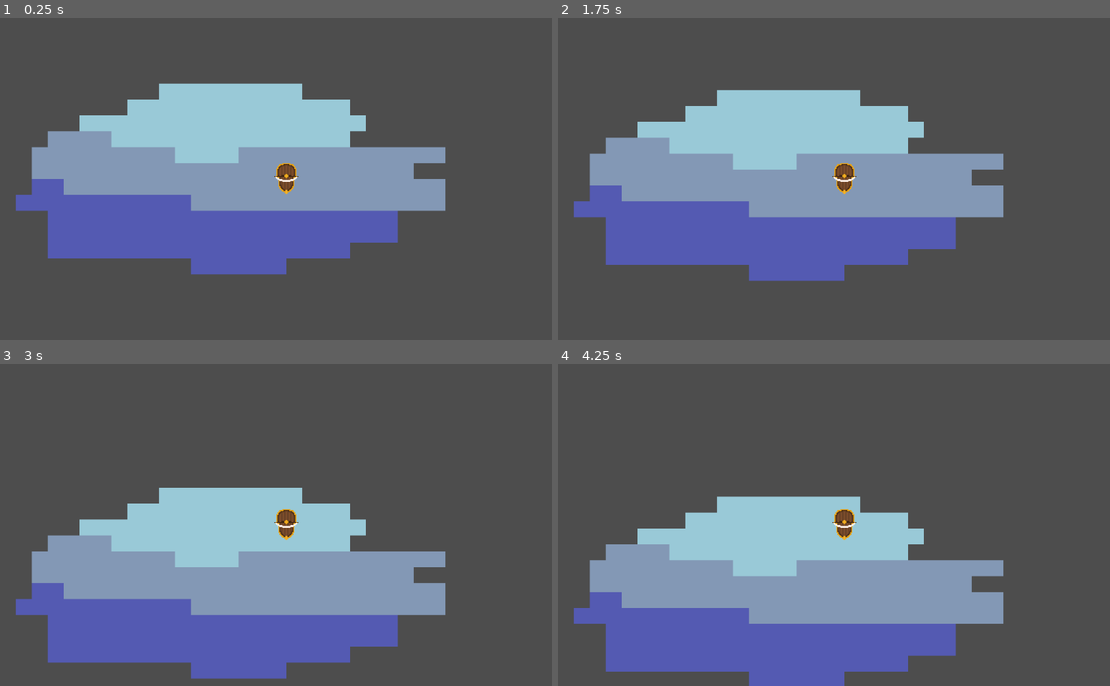
Above: before the commit, frames 1-4 (two rows, left to right).
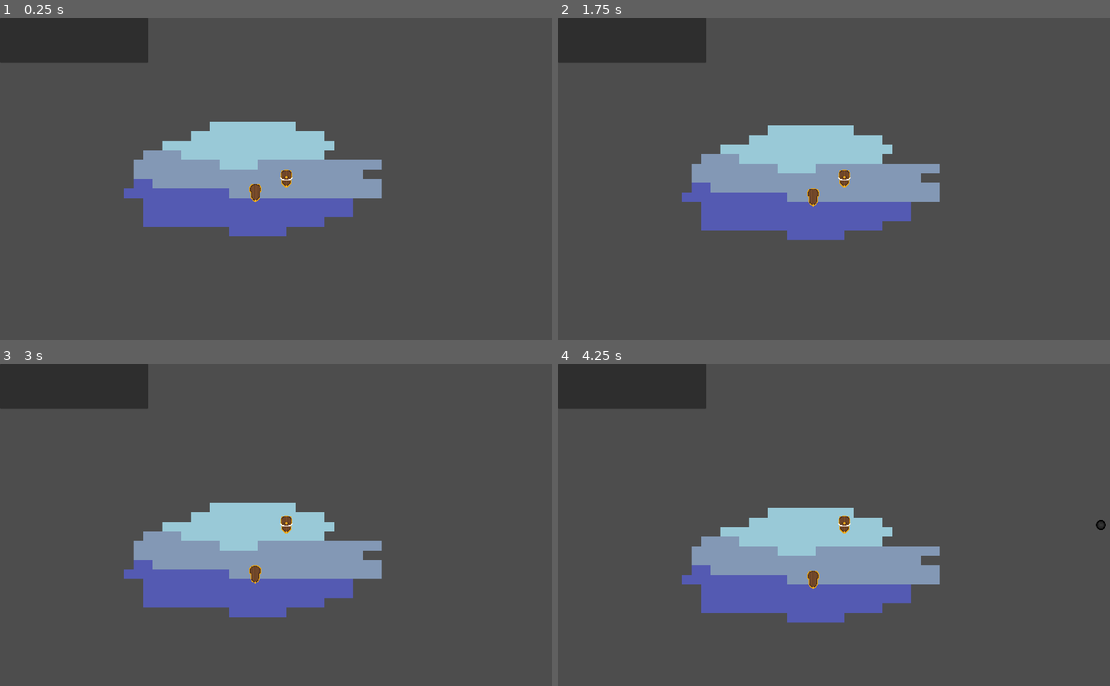
Above: after the commit, the same moments.

Repository: MrPuffyWuff/antgame
Game: Godot game, scene res://scenes/main.tscn
Same seed, same stepped clock (60 frames per second), same inputs: the game is played once before the commit and once after it.
Inputs:
- Up to frame 1 (0.25 s): no input
- Up to frame 2 (1.75 s): tap Enter at 0.5 s; hold E (shootRight, bound only after the commit) 0.53-1.28 s; hold S (down) from 1.28 s (still down)
- Up to frame 3 (3 s): release S (down) at 2.03 s; hold E (shootRight, bound only after the commit) 2.03-2.78 s; hold W (up) from 2.78 s (still down)
- Up to frame 4 (4.25 s): release W (up) at 3.53 s; hold Q (shootLeft, bound only after the commit) from 3.53 s (still down)

The runs differ from the first frame. In frame 1, 28% of the frame differs, in the area x 0-81%, y 0-80%; in frame 2, 28%; in frame 3, 31%; in frame 4, 32%, in the area x 0-100%, y 0-100%.

Commit message:
Stuff
Ik I should put good descriptions but its late at night. There are cannonballs now, thats about it.

Diff:
--- a/project.godot
+++ b/project.godot
@@ -17,7 +17,10 @@
 
 [display]
 
+window/size/viewport_width=1920
+window/size/viewport_height=1080
 window/stretch/mode="viewport"
+window/stretch/aspect="expand"
 
 [editor_plugins]
 
@@ -49,6 +52,16 @@
 , Object(InputEventKey,"resource_local_to_scene":false,"resource_name":"","device":-1,"window_id":0,"alt_pressed":false …(186 unchanged characters)…
 ]
 }
+shootLeft={
+"deadzone": 0.5,
+"events": [Object(InputEventKey,"resource_local_to_scene":false,"resource_name":"","device":-1,"window_id":0,"alt_pressed":false,"shift_pressed":false,"ctrl_pressed":false,"meta_pressed":false,"pressed":false,"keycode":0,"physical_keycode":81,"key_label":0,"unicode":113,"location":0,"echo":false,"script":null)
+]
+}
+shootRight={
+"deadzone": 0.5,
+"events": [Object(InputEventKey,"resource_local_to_scene":false,"resource_name":"","device":-1,"window_id":0,"alt_pressed":false,"shift_pressed":false,"ctrl_pressed":false,"meta_pressed":false,"pressed":false,"keycode":0,"physical_keycode":69,"key_label":0,"unicode":101,"location":0,"echo":false,"script":null)
+]
+}
 
 [rendering]
 
--- /dev/null
+++ b/scenes/EnemyFolders/BaseEnemy/baseEnemy.tscn
@@ -0,0 +1,14 @@
+[gd_scene load_steps=3 format=3 uid="uid://6c4ld3yry7rx"]
+
+[ext_resource type="Script" path="res://scenes/EnemyFolders/BaseEnemy/base_enemy.gd" id="1_2x7fj"]
+[ext_resource type="Texture2D" uid="uid://6ewe3g00p81j" path="res://assets/ship/hull.png" id="1_gwpfq"]
+
+[node name="BaseEnemy" type="CharacterBody2D"]
+script = ExtResource("1_2x7fj")
+
+[node name="CollisionPolygon2D" type="CollisionPolygon2D" parent="."]
+polygon = PackedVector2Array(0, -16, -7, -14, -9, -11, -9, -3, -8, -1, -5, 11, 0, 14, 5, 11, 8, -1, 9, -3, 9, -11, 7, -14)
+
+[node name="Sprite2D" type="Sprite2D" parent="."]
+rotation = -3.14159
+texture = ExtResource("1_gwpfq")
--- /dev/null
+++ b/scenes/EnemyFolders/BaseEnemy/base_enemy.gd
@@ -0,0 +1,11 @@
+extends CharacterBody2D
+
+
+const SPEED = 300.0
+const JUMP_VELOCITY = -400.0
+
+
+func _physics_process(delta: float) -> void:
+	# Add the gravity.
+
+	move_and_slide()
--- /dev/null
+++ b/scenes/EnemyFolders/DmgPack.gd
@@ -0,0 +1,15 @@
+extends Node
+
+class_name DmgPacket
+
+var damage: float
+var knockback: float
+
+# Called when the node enters the scene tree for the first time.
+func _ready() -> void:
+	pass # Replace with function body.
+
+
+# Called every frame. 'delta' is the elapsed time since the previous frame.
+func _process(delta: float) -> void:
+	pass
--- /dev/null
+++ b/scenes/cannonball.gd
@@ -0,0 +1,27 @@
+extends CharacterBody2D
+
+var target_velocity := Vector2(0,1)
+var speed = 10
+var size = "LARGE"
+
+func setTargetVelocity(inputVel : Vector2) -> void:
+	target_velocity = inputVel.normalized()
+	target_velocity *= speed
+
+func setSize(inputSize : String):
+	size = inputSize
+	print(size)
+	if size == "LARGE":
+		$LargeCollision.visible = true
+		$LargeSprite.visible = true
+		$MediumCollision.visible = false
+		$MediumSprite.visible = false
+	elif size == "MEDIUM":
+		$LargeCollision.visible = false
+		$LargeSprite.visible = false
+		$MediumCollision.visible = true
+		$MediumSprite.visible = true
+
+func _physics_process(delta: float) -> void:
+	velocity = target_velocity
+	move_and_collide(velocity)
--- /dev/null
+++ b/scenes/cannonball.tscn
@@ -0,0 +1,30 @@
+[gd_scene load_steps=6 format=3 uid="uid://dmf7l60uvbrry"]
+
+[ext_resource type="Texture2D" uid="uid://ben3idqsbql3s" path="res://assets/cannonball/cannonballMedium.png" id="1_2yck7"]
+[ext_resource type="Script" path="res://scenes/cannonball.gd" id="1_qvg0q"]
+[ext_resource type="Texture2D" uid="uid://blcnoolckj6um" path="res://assets/cannonball/cannonballLarge.png" id="2_n26kj"]
+
+[sub_resource type="CircleShape2D" id="CircleShape2D_h8pgs"]
+radius = 9.0
+
+[sub_resource type="CircleShape2D" id="CircleShape2D_l47ci"]
+radius = 7.0
+
+[node name="Cannonball" type="CharacterBody2D"]
+script = ExtResource("1_qvg0q")
+
+[node name="LargeSprite" type="Sprite2D" parent="."]
+visible = false
+texture = ExtResource("2_n26kj")
+
+[node name="LargeCollision" type="CollisionShape2D" parent="."]
+visible = false
+shape = SubResource("CircleShape2D_h8pgs")
+
+[node name="MediumSprite" type="Sprite2D" parent="."]
+visible = false
+texture = ExtResource("1_2yck7")
+
+[node name="MediumCollision" type="CollisionShape2D" parent="."]
+visible = false
+shape = SubResource("CircleShape2D_l47ci")
--- /dev/null
+++ b/scenes/gui.tscn
@@ -0,0 +1,7 @@
+[gd_scene format=3 uid="uid://dw0r6bthj4ny3"]
+
+[node name="GUI" type="CanvasLayer"]
+
+[node name="Panel" type="Panel" parent="."]
+offset_right = 497.0
+offset_bottom = 150.0
--- a/scenes/main.tscn
+++ b/scenes/main.tscn
@@ -1,7 +1,9 @@
-[gd_scene load_steps=8 format=4 uid="uid://dlvy3b8sbmgqn"]
+[gd_scene load_steps=10 format=4 uid="uid://dlvy3b8sbmgqn"]
 
 [ext_resource type="PackedScene" uid="uid://dli8brvflwmty" path="res://scenes/player.tscn" id="1_q8kyx"]
 [ext_resource type="Texture2D" uid="uid://ciuwg20u2dmfx" path="res://assets/OceanTile.png" id="2_gwlfr"]
+[ext_resource type="PackedScene" uid="uid://6c4ld3yry7rx" path="res://scenes/EnemyFolders/BaseEnemy/baseEnemy.tscn" id="3_6b3ew"]
+[ext_resource type="PackedScene" uid="uid://dw0r6bthj4ny3" path="res://scenes/gui.tscn" id="4_h3xdv"]
 
 [sub_resource type="TileMapPattern" id="TileMapPattern_ssjca"]
 tile_data = PackedInt32Array(0, 0, 2, 65536, 0, 2, 1, 0, 2, 65537, 0, 2)
@@ -30,7 +32,14 @@
 tile_map_data = PackedByteArray("AAAAAPr/AAAAAAAAAAD///r/AAAAAAAAAAD+//r/AAAAAAAAAAD9//r/AAAAAAAAAAD8//r/AAAAAAAAAAD7// …(3632 unchanged characters)…
 tile_set = SubResource("TileSet_1bp7d")
 
-[node name="CharacterBody2D" parent="." instance=ExtResource("1_q8kyx")]
+[node name="SceneObjects" type="Node" parent="."]
 
-[node name="Camera2D" type="Camera2D" parent="CharacterBody2D"]
+[node name="BaseEnemy" parent="SceneObjects" instance=ExtResource("3_6b3ew")]
+position = Vector2(-52, 24)
+
+[node name="Player" parent="SceneObjects" instance=ExtResource("1_q8kyx")]
+
+[node name="Camera2D" type="Camera2D" parent="SceneObjects/Player"]
 zoom = Vector2(2, 2)
+
+[node name="GUI" parent="." instance=ExtResource("4_h3xdv")]
--- a/scenes/player.gd
+++ b/scenes/player.gd
@@ -3,10 +3,16 @@
 @export var speedMax := 200
 @export var speedMin := -100
 @export var acceleration := 1
-var speed := 0
 @export var rotation_speed := 1.5
 
+var speed := 0
+var health := 10
+var target_velocity : Vector2
 var rotation_direction := 0.0
+
+const CANNONBALL = preload("res://scenes/cannonball.tscn")
+var leftCannonAble := true
+var rightCannonAble := true
 
 func get_input():
 	rotation_direction = Input.get_axis("left", "right")
@@ -15,10 +21,46 @@
 		speed = speedMax
 	elif speed < speedMin:
 		speed = speedMin
+	checkGunKeys()
+
+func checkGunKeys():
+	if Input.is_action_pressed("shootLeft") && leftCannonAble:
+		var projectile = CANNONBALL.instantiate()
+		projectile.setSize("MEDIUM")
+		projectile.position = $Left.global_position
+		projectile.setTargetVelocity($Left.global_position - $".".global_position)
+		get_parent().add_child(projectile)
+		leftCannonAble = false
+		$Left/LeftReload.start()
+	if Input.is_action_pressed("shootRight") && rightCannonAble:
+		var projectile = CANNONBALL.instantiate()
+		projectile.setSize("LARGE")
+		projectile.position = $Right.global_position
+		projectile.setTargetVelocity($Right.global_position - $".".global_position)
+		get_parent().add_child(projectile)
+		rightCannonAble = false
+		$Right/RightReload.start()
+
+func damage(amount):
+	health -= amount
+	print("Player took " + str(amount) + " damage")
+
+func setTargetVelocity():
+	target_velocity = transform.y * speed
+	#Method of adding wind
+	#target_velocity += Vector2(50,50)
+
+func _physics_process(delta: float):
+	get_input()
+	setTargetVelocity()
+	velocity = target_velocity
+	rotation += rotation_direction * rotation_speed * delta
+	move_and_slide()
 
 
-func _physics_process(delta):
-	get_input()
-	velocity = transform.y * speed
-	rotation += rotation_direction * rotation_speed * delta
-	move_and_slide()
+func _on_left_reload_timeout() -> void:
+	leftCannonAble = true
+
+
+func _on_right_reload_timeout() -> void:
+	rightCannonAble = true
--- a/scenes/player.tscn
+++ b/scenes/player.tscn
@@ -4,7 +4,7 @@
 [ext_resource type="Texture2D" uid="uid://6ewe3g00p81j" path="res://assets/ship/hull.png" id="1_yvpnn"]
 [ext_resource type="Texture2D" uid="uid://uxkepxt7tjip" path="res://assets/ship/sail.png" id="3_qs66c"]
 
-[node name="CharacterBody2D" type="CharacterBody2D"]
+[node name="Player" type="CharacterBody2D"]
 script = ExtResource("1_27gv3")
 
 [node name="CollisionPolygon2D" type="CollisionPolygon2D" parent="."]
@@ -16,4 +16,20 @@
 texture = ExtResource("1_yvpnn")
 
 [node name="Sail" type="Sprite2D" parent="Hull"]
+z_index = 1
 texture = ExtResource("3_qs66c")
+
+[node name="Left" type="Marker2D" parent="."]
+position = Vector2(20, 0)
+rotation = -1.5708
+
+[node name="LeftReload" type="Timer" parent="Left"]
+
+[node name="Right" type="Marker2D" parent="."]
+position = Vector2(-20, 0)
+rotation = 1.5708
+
+[node name="RightReload" type="Timer" parent="Right"]
+
+[connection signal="timeout" from="Left/LeftReload" to="." method="_on_left_reload_timeout"]
+[connection signal="timeout" from="Right/RightReload" to="." method="_on_right_reload_timeout"]
Binary file added: assets/cannonball/cannonballLarge.png
Not shown, added: assets/cannonball/cannonballLarge.png.import
Binary file added: assets/cannonball/cannonballMedium.png
Not shown, added: assets/cannonball/cannonballMedium.png.import
Binary file added: assets/cannonball/cannonballSmall.png
Not shown, added: assets/cannonball/cannonballSmall.png.import
